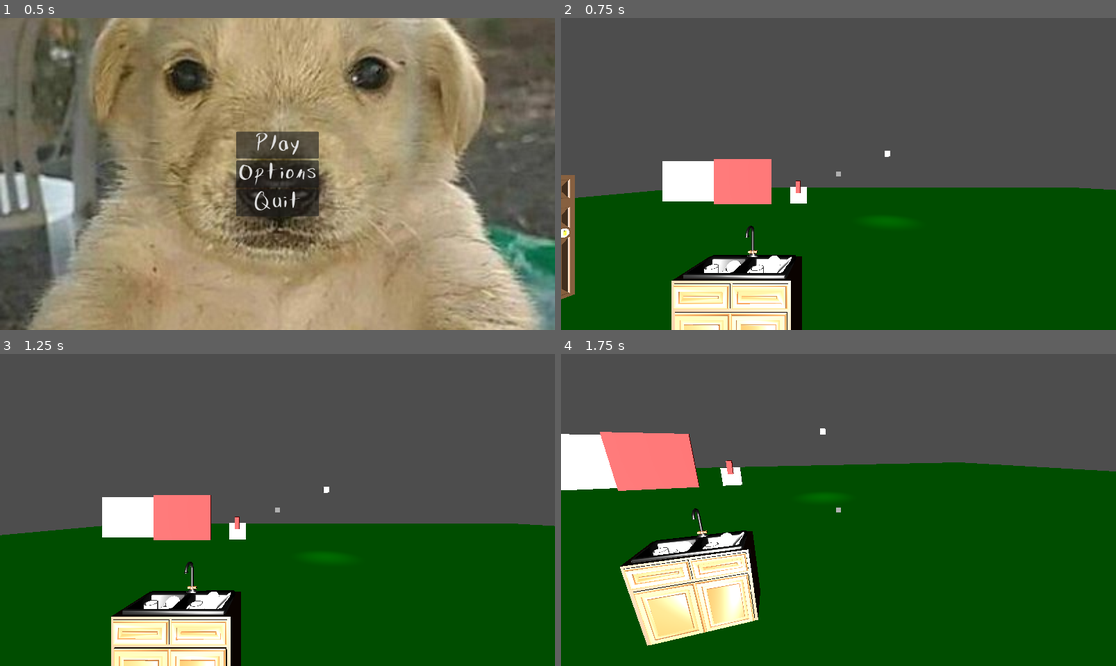
Above: before the commit, frames 1-4 (two rows, left to right).
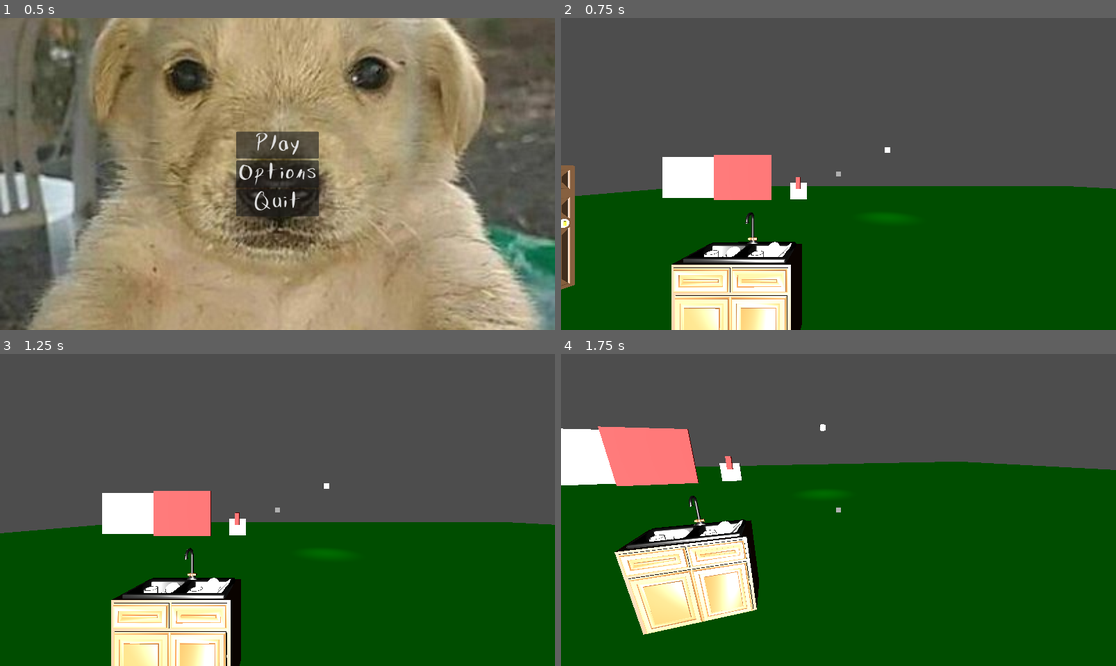
Above: after the commit, the same moments.

Repository: AdkinsC0211/SSU-Jam-24
Game: Godot game, scene res://scenes/task_world.tscn
Two runs of this game, one before a commit and one after it. Both use one fixed random seed, a clock stepped at 60 frames per second and the inputs below. The project has no main scene, so this scene is started directly.
Inputs (mouse positions are in pixels of both pictures, inside the frame that each line leads up to):
- Up to frame 1 (0.5 s): no input
- Up to frame 2 (0.75 s): click "Play" at 0.5 s
- Up to frame 3 (1.25 s): no input
- Up to frame 4 (1.75 s): move the mouse to (866, 510) at 1.27 s; tap S (S) at 1.35 s

Frame 1 is identical in both runs. In frame 2, 5.7% of the frame differs, in the area x 0-100%, y 41-100%; in frame 3, 5.3%; in frame 4, 6.1%, in the area x 0-100%, y 22-94%.

Commit message:
Update Player Height
No need to thank me

Diff:
--- a/scenes/player.tscn
+++ b/scenes/player.tscn
@@ -4,15 +4,15 @@
 [ext_resource type="PackedScene" uid="uid://bh3gr6e4uk5y1" path="res://scenes/tasks/task_list.tscn" id="2_8o5o2"]
 [ext_resource type="Script" path="res://scripts/pause_menu.gd" id="2_clpwj"]
 [ext_resource type="PackedScene" uid="uid://c725emdf400vl" path="res://scenes/ambient_sounds.tscn" id="2_fjmwk"]
-[ext_resource type="PackedScene" path="res://scenes/menus.tscn" id="3_yppsh"]
+[ext_resource type="PackedScene" uid="uid://dh5ib2ovyhgg1" path="res://scenes/menus.tscn" id="3_yppsh"]
 
 [sub_resource type="CapsuleMesh" id="CapsuleMesh_t7ue4"]
 radius = 0.25
-height = 3.0
+height = 2.5
 
 [sub_resource type="CapsuleShape3D" id="CapsuleShape3D_5gl54"]
 radius = 0.25
-height = 3.0
+height = 2.5
 
 [sub_resource type="BoxShape3D" id="BoxShape3D_70rtp"]
 size = Vector3(2, 2, 4)
